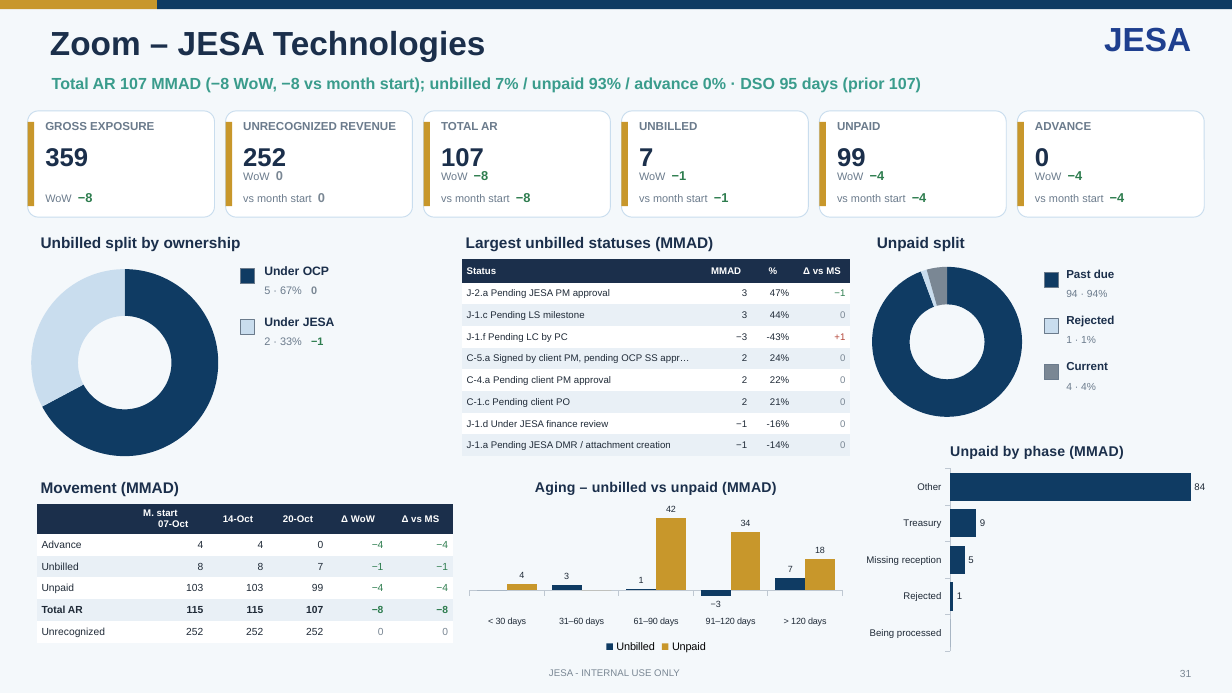
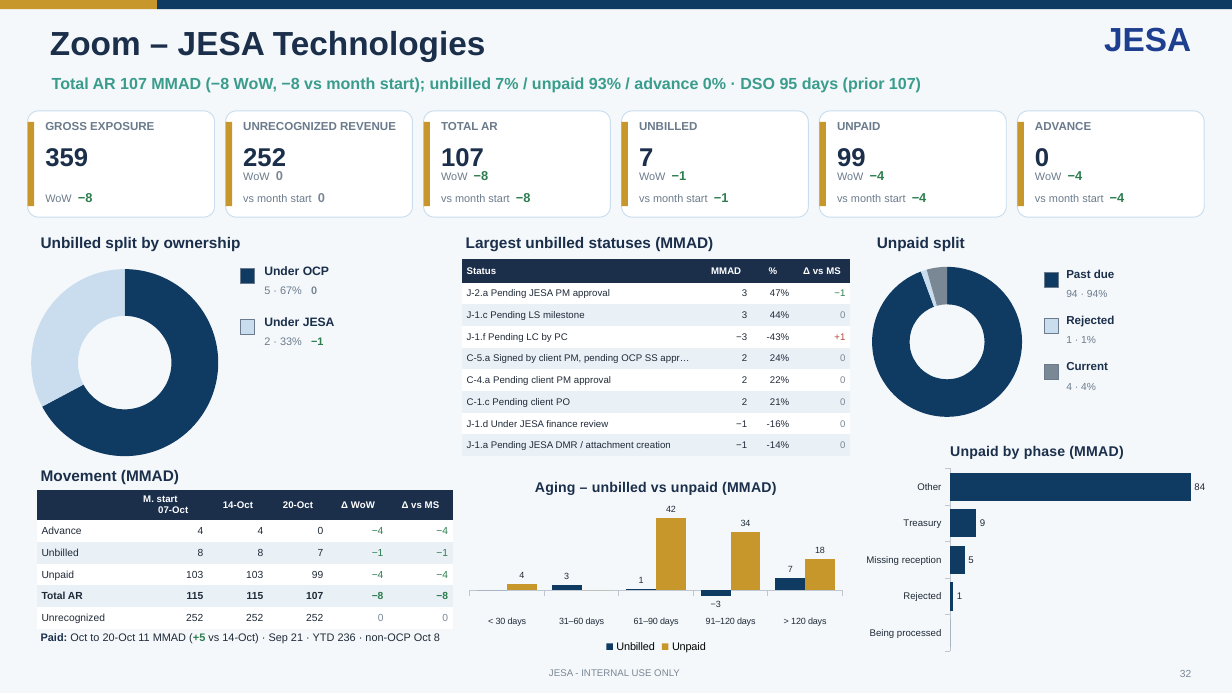
Before and after one commit to cherkaouihassan-art/Skills-Repo, a slide deck: slide 32 of weekly-ar-cash-deck/output/JESA_AR_Cash_Position_2026-10-21.pptx (slide 31 before the commit). Drawn at 1232x693 pixels with LibreOffice and Linux fonts; fonts in the diff are those of the drawing. Boxes give left, top, right and bottom in pixels: in the first picture for what was removed or moved away, otherwise in the second. Text is boxed around its words. In the diff, an @@ line names an element or a change of style, - is before the commit and + after.

```diff
--- a/weekly-ar-cash-deck/output/JESA_AR_Cash_Position_2026-10-21.pptx
+++ b/weekly-ar-cash-deck/output/JESA_AR_Cash_Position_2026-10-21.pptx
@@ text "Movement (MMAD)": place and size @@
-text "Movement (MMAD)" at bbox=[41, 482, 179, 496]
+text "Movement (MMAD)" at bbox=[41, 470, 179, 484]
@@ table: place and size @@
-table at bbox=[37, 504, 453, 641]
+table at bbox=[37, 490, 453, 627]
@@ text added at bbox=[41, 633, 440, 643], 8.5 pt, text #1F2A37 @@
+Paid: Oct to 20-Oct 11 MMAD (+5 vs 14-Oct) · Sep 21 · YTD 236 · non-OCP Oct 8
@@ text at bbox=[1180, 670, 1191, 677]: text changed @@
-31
+32
```
Also in this commit, not shown: 29 other slides changed, 1 slide added, 6 other files.
